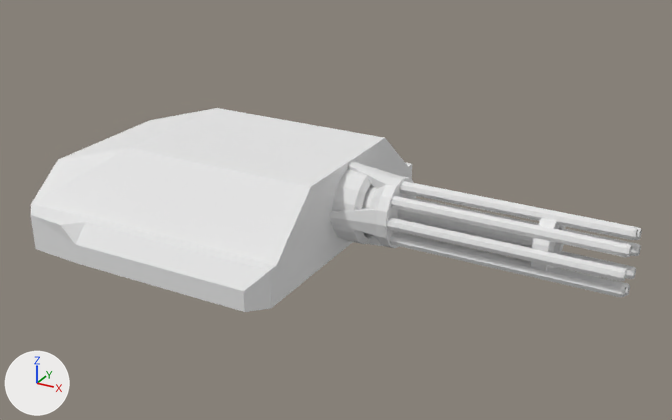
The Blender file Assets/Models/Source Files/EMPLACEMENT_WEAPON_Gatling.blend, before and after one commit.
The view is the same before and after, from a camera (50 mm lens) standing at (3.41, -4.55, 2.37) and looking at (0.91, -0.02, 0.11). Arrows for +X, +Y and +Z are at lower left; the lights stay in place.
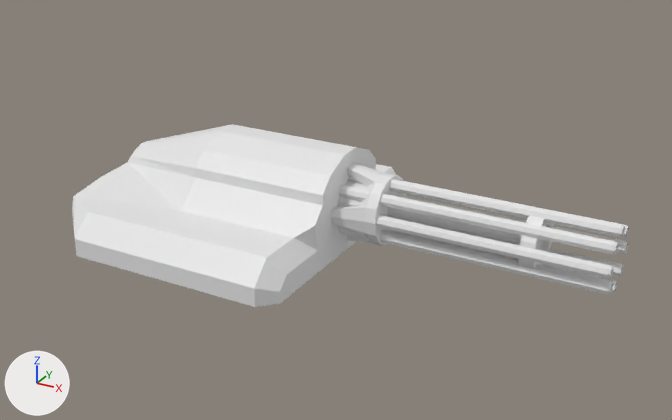
The change, as JSON lines over the scene's bpy script:
```json
{"block": "me_cylinder", "where": "# used by ob_cylinder; location = (0.999, 0.0, 0.167)"}
{"op": "remove", "block": "me_cylinder", "code": "me_cylinder.from_pydata(...)  # 440 vertices, 378 faces; spans x -0.03..1.67, y -0.26..0.26, z -0.26..0.26"}
{"op": "add", "block": "me_cylinder", "code": "me_cylinder.from_pydata(...)  # 440 vertices, 378 faces; spans x -0.14..1.6, y -0.26..0.26, z -0.26..0.26"}
{"block": "me_cylinder", "change": "me_cylinder part 3: the loose piece of 184 vertices spanning x -0.03..1.26, y -0.26..0.26, z -0.26..0.26 is moved by (-0.07, 0.0, 0.0)"}
{"block": "me_cylinder", "change": "me_cylinder part 4: the loose piece of 32 vertices spanning x 0.33..1.67, y 0.08..0.15, z 0.08..0.15 is rebuilt with 32 vertices and now spans x -0.14..1.6, y 0.08..0.15, z 0.08..0.15"}
{"block": "me_cylinder", "change": "me_cylinder part 5: the loose piece of 32 vertices spanning x 0.33..1.67, y -0.04..0.04, z 0.13..0.2 is rebuilt with 32 vertices and now spans x -0.14..1.6, y -0.04..0.04, z 0.13..0.2"}
{"block": "me_cylinder", "change": "me_cylinder part 6: the loose piece of 32 vertices spanning x 0.33..1.67, y -0.15..-0.08, z 0.08..0.15 is rebuilt with 32 vertices and now spans x -0.14..1.6, y -0.15..-0.08, z 0.08..0.15"}
{"block": "me_cylinder", "change": "me_cylinder part 7: the loose piece of 32 vertices spanning x 0.33..1.67, y -0.2..-0.13, z -0.04..0.04 is rebuilt with 32 vertices and now spans x -0.14..1.6, y -0.2..-0.13, z -0.04..0.04"}
{"block": "me_cylinder", "change": "me_cylinder part 8: the loose piece of 32 vertices spanning x 0.33..1.67, y -0.15..-0.08, z -0.15..-0.08 is rebuilt with 32 vertices and now spans x -0.14..1.6, y -0.15..-0.08, z -0.15..-0.08"}
{"block": "me_cylinder", "change": "me_cylinder part 9: the loose piece of 32 vertices spanning x 0.33..1.67, y 0.13..0.2, z -0.04..0.04 is rebuilt with 32 vertices and now spans x -0.14..1.6, y 0.13..0.2, z -0.04..0.04"}
{"block": "me_cylinder", "change": "me_cylinder part 10: the loose piece of 32 vertices spanning x 0.33..1.67, y -0.04..0.04, z -0.2..-0.13 is rebuilt with 32 vertices and now spans x -0.14..1.6, y -0.04..0.04, z -0.2..-0.13"}
{"block": "me_cylinder", "change": "me_cylinder part 11: the loose piece of 32 vertices spanning x 0.33..1.67, y 0.08..0.15, z -0.15..-0.08 is rebuilt with 32 vertices and now spans x -0.14..1.6, y 0.08..0.15, z -0.15..-0.08"}
{"block": "me_cube", "where": "# used by ob_cube; location = (0.0, 0.0, 0.0)"}
{"op": "remove", "block": "me_cube", "code": "me_cube.from_pydata(...)  # 108 vertices, 89 faces; spans x -0.91..1.17, y -1.0..1.0, z -0.11..0.43"}
{"op": "remove", "block": "me_cube", "code": "me_cube.materials.append(mat_material)  # white #e7e7e7"}
{"op": "add", "block": "me_cube", "code": "me_cube.from_pydata(...)  # 72 vertices, 53 faces; spans x -0.62..1.0, y -0.91..0.91, z -0.13..0.49"}
{"block": "me_cube", "change": "me_cube part 1: the loose piece of 44 vertices spanning x -0.91..1.0, y -1.0..1.0, z -0.11..0.43 is rebuilt with 72 vertices and now spans x -0.62..1.0, y -0.91..0.91, z -0.13..0.49"}
{"block": "me_cube", "change": "me_cube part 2: the loose piece of 64 vertices spanning x 0.89..1.17, y -0.23..0.23, z -0.06..0.4 is deleted"}
```

Where the change shows, as pixel boxes (x1, y1, x2, y2) in the pictures (672 x 420 px; the box of a moved part takes in the faces that stretch with it):
```json
{"object": "Cube", "change": "reshaped", "before": [31, 108, 412, 312], "after": [72, 124, 396, 307], "on screen": "15% narrower, 10% shorter"}
{"object": "Cylinder", "change": "reshaped", "before": [330, 162, 642, 297], "after": [331, 163, 629, 294]}
{"part": 1, "of": "me_cube", "change": "rebuilt", "before": [31, 108, 412, 312], "after": [72, 124, 396, 307], "on screen": "15% narrower, 10% shorter"}
{"part": 2, "of": "me_cube", "change": "deleted", "before": [332, 168, 377, 244]}
{"part": 3, "of": "me_cylinder", "change": "moved or reshaped", "before": [330, 162, 565, 272], "after": [331, 163, 554, 269]}
{"part": 4, "of": "me_cylinder", "change": "rebuilt", "before": [414, 183, 642, 240], "after": [400, 180, 629, 238]}
{"part": 5, "of": "me_cylinder", "change": "rebuilt", "before": [400, 181, 638, 240], "after": [348, 174, 625, 238]}
{"part": 6, "of": "me_cylinder", "change": "rebuilt", "before": [391, 196, 632, 257], "after": [338, 185, 618, 255], "on screen": "16% wider, 15% taller"}
{"part": 7, "of": "me_cylinder", "change": "rebuilt", "before": [387, 217, 627, 282], "after": [337, 206, 613, 279], "on screen": "15% wider, 12% taller"}
{"part": 8, "of": "me_cylinder", "change": "rebuilt", "before": [390, 233, 626, 297], "after": [338, 226, 613, 294]}
{"part": 9, "of": "me_cylinder", "change": "rebuilt", "before": [413, 198, 641, 256], "after": [403, 196, 628, 254]}
{"part": 10, "of": "me_cylinder", "change": "rebuilt", "before": [401, 233, 630, 296], "after": [390, 230, 617, 293]}
{"part": 11, "of": "me_cylinder", "change": "rebuilt", "before": [560, 251, 636, 279], "after": [548, 249, 623, 276]}
```
